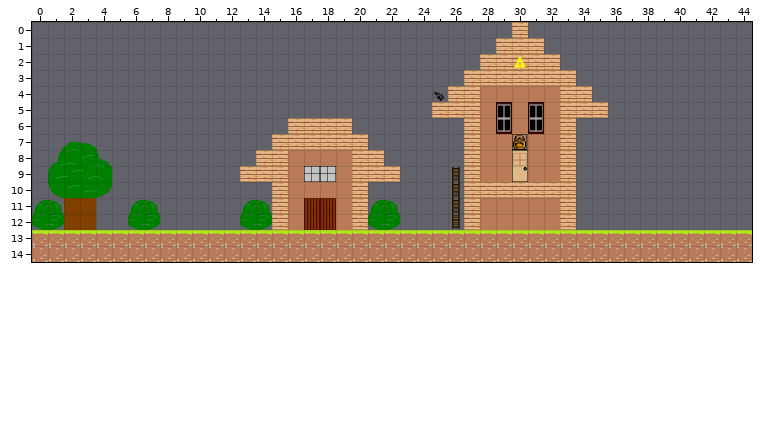
An edit to a level. Tiled map, tower-of-darkness-xna/tower-of-darkness-xna/tower-of-darkness-xnaContent/maps/town.tmx. The picture above was drawn from the file before the commit.
Cells are 32x32 px. Shown: x 0..44, y 0..14.
And afterwards:
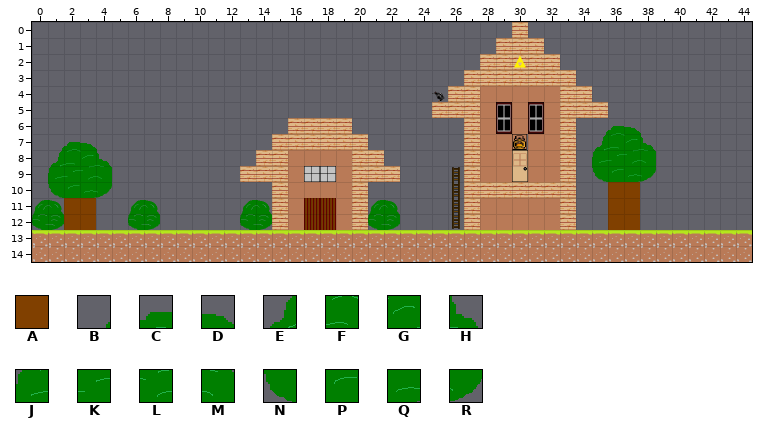
Key: from "Tileset": A 10, B 24, C 25, D 26, E 34, F 35, G 36, H 37, J 44, K 45, L 46, M 47, N 54, P 55, Q 56, R 57.
_ is an empty cell.
Difference:
Layer "Background":
y 6: x 35..37 ___ -> BCD
y 7: x 35..38 ____ -> EFGH
y 8: x 35..38 ____ -> JKLM
y 9: x 35..38 ____ -> NPQR
y 10..12: x 36..37 __ -> AA
Where, in picture pixels (left, top, right, bottom), the same in both pictures:
added: (592, 126, 656, 230)
